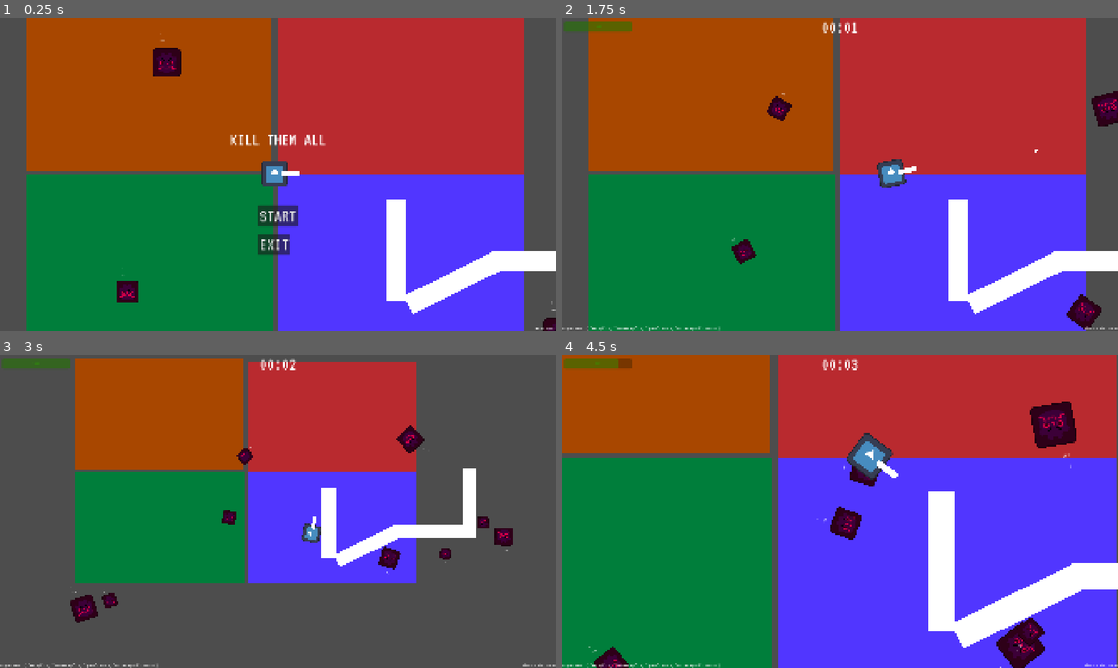
Above: before the commit, frames 1-4 (two rows, left to right).
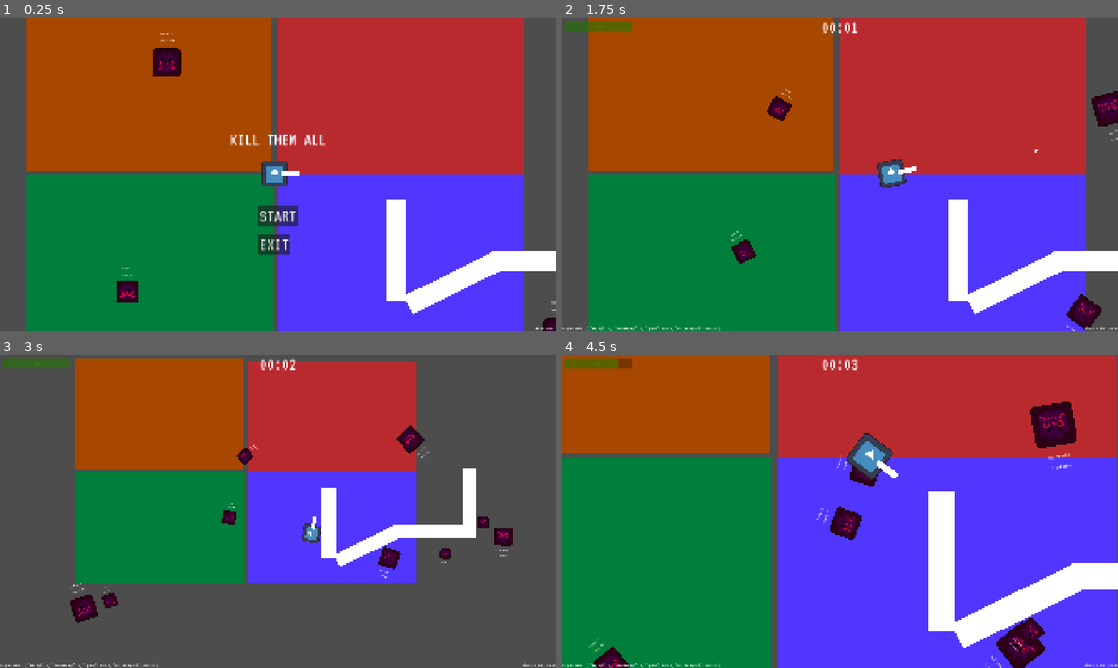
Above: after the commit, the same moments.

Repository: yasukawa426/top-down-shooter
Game: Godot game, scene res://scenes/main.tscn
Same seed, same stepped clock (60 frames per second), same inputs: the game is played once before the commit and once after it. The engine's default icon, where the game draws it, is replaced by a stand-in: a white triangle on a blue panel in a dark square.
Inputs (mouse positions are in pixels of both pictures, inside the frame that each line leads up to):
- Up to frame 1 (0.25 s): no input
- Up to frame 2 (1.75 s): click "START" at 0.5 s; move the mouse to (962, 158) at 1.27 s; hold D (move_right) from 1.28 s (still down); hold Space (shoot) from 1.28 s (still down)
- Up to frame 3 (3 s): move the mouse to (166, 527) at 2.02 s; release D (move_right) at 2.03 s; release Space (shoot) at 2.03 s; hold S (move_down) 2.03-2.78 s; tap Mouse wheel up (zoom_in) at 2.1 s; move the mouse to (333, 442) at 2.77 s; hold D (move_right) from 2.78 s (still down); hold Mouse wheel down (zoom_out) from 2.78 s (still down)
- Up to frame 4 (4.5 s): move the mouse to (812, 574) at 3.52 s; release D (move_right) at 3.53 s; release Mouse wheel down (zoom_out) at 3.53 s; hold W (move_up) 3.53-4.28 s; tap Space (shoot) at 3.6 s; move the mouse to (1006, 558) at 4.27 s; hold A (move_left) from 4.28 s (still down); hold Mouse wheel up (zoom_in) from 4.28 s (still down)

The runs differ from the first frame. In frame 1, less than 0.1% of the frame differs, in the area x 21-100%, y 4-94%; in frame 2, less than 0.1%; in frame 3, less than 0.1%; in frame 4, 0.2%, in the area x 5-92%, y 31-100%.

Commit message:
refact: update enemy attributes calculation to use base stats and improve debug label visibility

Diff:
--- a/scenes/enemies/enemy.gd
+++ b/scenes/enemies/enemy.gd
@@ -1,14 +1,19 @@
 extends CharacterBody2D
 
-
-@export var SPEED = 200
-@export var DAMAGE: int = 1
+## Base speed all enemies will be based on
+@export var BASE_SPEED = 200
+## Base damage all enemies will be based on
+@export var BASE_DAMAGE: int = 1
+#rn its slighty lower than the player
+## Enemy max speed after scaling.
+@export var _MAX_SPEED = 500
+## Enemy minimum damage after scaling.
+@export var _MINIMUM_DAMAGE = 1
 
 
-#enemy max speed, rn its slighty lower than the player
-const _MAX_SPEED = 500
-const _MINIMUM_DAMAGE = 1
 
+var SPEED: float
+var DAMAGE: float
 var player:Node2D
 
 
@@ -16,16 +21,16 @@
 	var rand_scale := randf_range(0.6, 1.4)
 	scale = Vector2(rand_scale, rand_scale)
 
-	#the smaller the faster, we use power so it is even more noticiable
-	set_speed(SPEED / pow(rand_scale, 1.5))
+	#the smaller the faster and the bigger the stronger, we use power so it is even more noticiable
+	set_speed(BASE_SPEED / pow(rand_scale, 1.5))
+	set_damage(BASE_DAMAGE * pow(rand_scale, 3))
 
-	set_damage(DAMAGE * pow(rand_scale, 3))
 
 	if OS.is_debug_build():
 		$DebugSpeedLabel.visible = true
-		$DebugSpeedLabel.text = str(int(SPEED))
+		$DebugSpeedLabel.text = "speed: " + str(int(SPEED))
 		$DebugDamageLabel.visible = true
-		$DebugDamageLabel.text = str(int(DAMAGE))
+		$DebugDamageLabel.text = "damage: " + str(int(DAMAGE))
 
 func _physics_process(delta: float) -> void:
 	velocity = Vector2.ZERO
--- a/scenes/enemies/enemy.tscn
+++ b/scenes/enemies/enemy.tscn
@@ -13,12 +13,14 @@
 script = ExtResource("1_8e3ao")
 
 [node name="DebugSpeedLabel" type="Label" parent="." unique_id=132787156]
+visible = false
 offset_left = -31.0
 offset_top = -103.0
 offset_right = 34.0
 offset_bottom = -80.0
 
 [node name="DebugDamageLabel" type="Label" parent="." unique_id=777284279]
+visible = false
 offset_left = -31.0
 offset_top = -135.0
 offset_right = 34.0
